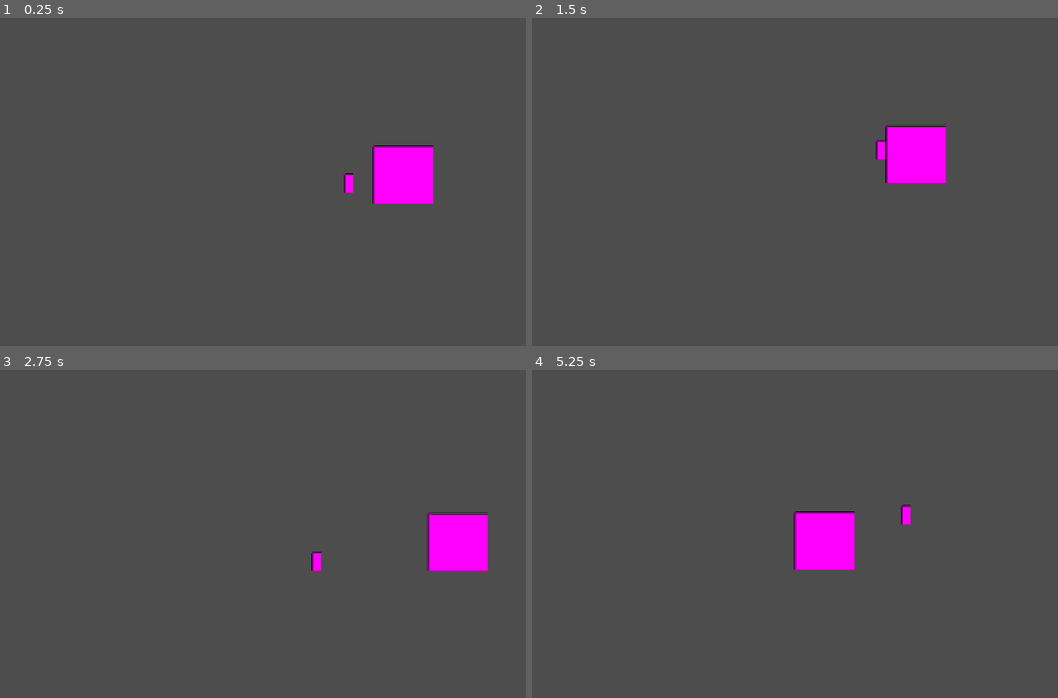
Above: before the commit, frames 1-4 (two rows, left to right).
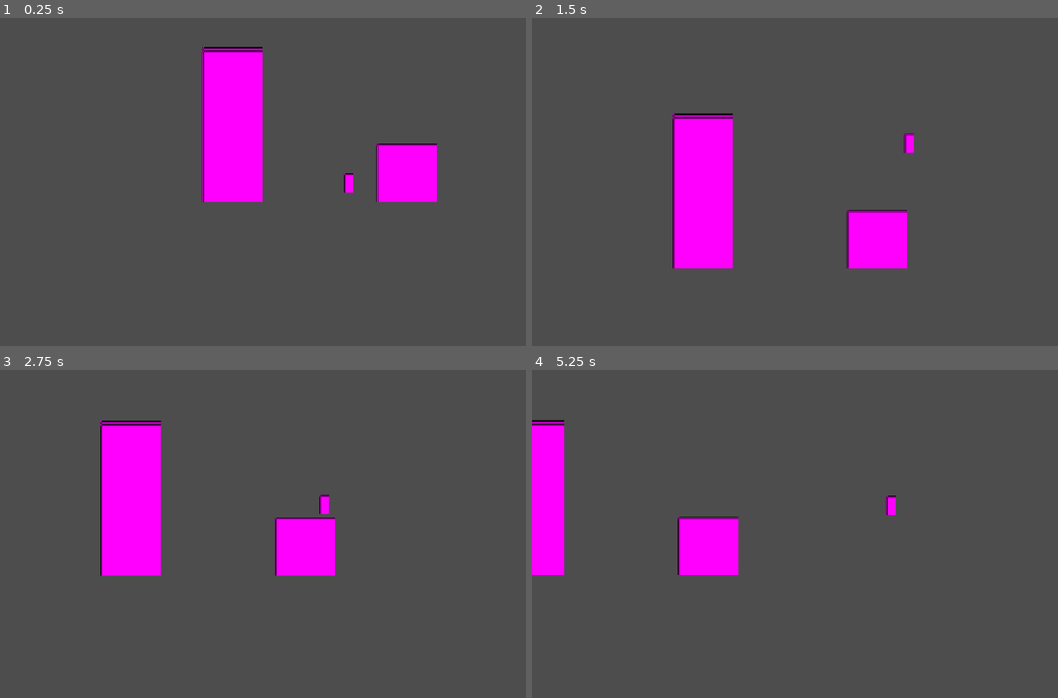
Above: after the commit, the same moments.

Repository: INV-matt/GMTK-game-jam
Game: Godot game, scene res://Scenes/main.tscn
The game is run twice, just before and just after one commit, with the same random seed, the same clock (stepped at 60 frames per second) and the same inputs.
Inputs:
- Up to frame 1 (0.25 s): no input
- Up to frame 2 (1.5 s): hold E (pl_dash) 0.53-1.28 s; hold D (pl_right) from 0.53 s (still down); tap Space (pl_jump) at 0.77, 0.8, 1.07, 1.35 s
- Up to frame 3 (2.75 s): tap Space (pl_jump) at 1.52, 1.82, 2.3 s; tap E (pl_dash) at 1.55 s; release D (pl_right) at 2.03 s; hold A (pl_left) from 2.03 s (still down); hold E (pl_dash) from 2.03 s (still down)
- Up to frame 4 (5.25 s): release A (pl_left) at 2.78 s; release E (pl_dash) at 2.78 s; hold D (pl_right) 2.78-4.28 s; tap E (pl_dash) at 2.85, 4.35 s; tap Space (pl_jump) at 3.02, 3.32, 4.52, 4.82 s; hold Space (pl_jump) 3.53-4.28 s; hold A (pl_left) 4.28-5.03 s; hold D (pl_right) from 5.03 s (still down); hold E (pl_dash) from 5.03 s (still down)

The runs differ from the first frame. In frame 1, 6.0% of the frame differs, in the area x 38-84%, y 8-57%; in frame 2, 9.6%; in frame 3, 9.6%, in the area x 19-93%, y 15-63%; in frame 4, 7.3%.

Commit message:
Started working on climb power

Diff:
--- /dev/null
+++ b/Scenes/climb_power.tscn
@@ -0,0 +1,6 @@
+[gd_scene load_steps=2 format=3 uid="uid://bgbjkfr7hkkyh"]
+
+[ext_resource type="Script" uid="uid://krxwaahc53ep" path="res://Scripts/climb_power.gd" id="1_k2dol"]
+
+[node name="climb_power" type="Node2D" groups=["power"]]
+script = ExtResource("1_k2dol")
--- a/Scenes/dash.tscn
+++ b/Scenes/dash_power.tscn
@@ -1,6 +1,6 @@
 [gd_scene load_steps=2 format=3 uid="uid://sgp1mlwgotkw"]
 
-[ext_resource type="Script" uid="uid://bm48sm6w3ijss" path="res://Scripts/dash.gd" id="1_mh6kn"]
+[ext_resource type="Script" uid="uid://bm48sm6w3ijss" path="res://Scripts/dash_power.gd" id="1_mh6kn"]
 
 [node name="dash" type="Node2D" groups=["power"]]
 script = ExtResource("1_mh6kn")
--- a/Scenes/main.tscn
+++ b/Scenes/main.tscn
@@ -10,6 +10,9 @@
 [sub_resource type="PlaceholderTexture2D" id="PlaceholderTexture2D_5tkwg"]
 size = Vector2(100, 96)
 
+[sub_resource type="RectangleShape2D" id="RectangleShape2D_jjgbg"]
+size = Vector2(100, 256)
+
 [node name="Main" type="Node2D"]
 
 [node name="Player" parent="." instance=ExtResource("1_5lr7u")]
@@ -18,16 +21,28 @@
 position_smoothing_enabled = true
 
 [node name="StaticBody2D" type="StaticBody2D" parent="."]
-position = Vector2(0, 75)
+position = Vector2(0, 72)
 
 [node name="CollisionShape2D" type="CollisionShape2D" parent="StaticBody2D"]
 shape = SubResource("WorldBoundaryShape2D_ik0b0")
 
-[node name="StaticBody2D2" type="StaticBody2D" parent="StaticBody2D"]
-position = Vector2(90, -48)
+[node name="StaticBody2D2" type="StaticBody2D" parent="."]
+position = Vector2(96, 24)
 
-[node name="CollisionShape2D" type="CollisionShape2D" parent="StaticBody2D/StaticBody2D2"]
+[node name="CollisionShape2D" type="CollisionShape2D" parent="StaticBody2D2"]
 shape = SubResource("RectangleShape2D_my2t3")
 
-[node name="Sprite2D" type="Sprite2D" parent="StaticBody2D/StaticBody2D2/CollisionShape2D"]
+[node name="Sprite2D" type="Sprite2D" parent="StaticBody2D2/CollisionShape2D"]
 texture = SubResource("PlaceholderTexture2D_5tkwg")
+
+[node name="StaticBody2D3" type="StaticBody2D" parent="."]
+position = Vector2(-192, 24)
+
+[node name="CollisionShape2D" type="CollisionShape2D" parent="StaticBody2D3"]
+position = Vector2(0, -80)
+shape = SubResource("RectangleShape2D_jjgbg")
+
+[node name="Sprite2D" type="Sprite2D" parent="StaticBody2D3/CollisionShape2D"]
+position = Vector2(0, 4.29153e-06)
+scale = Vector2(1, 2.66667)
+texture = SubResource("PlaceholderTexture2D_5tkwg")
--- a/Scenes/player.tscn
+++ b/Scenes/player.tscn
@@ -1,8 +1,7 @@
-[gd_scene load_steps=6 format=3 uid="uid://cnv1i1bs5daa0"]
+[gd_scene load_steps=5 format=3 uid="uid://cnv1i1bs5daa0"]
 
 [ext_resource type="Script" uid="uid://cw3ket1027r37" path="res://Scripts/player.gd" id="1_dynme"]
-[ext_resource type="PackedScene" uid="uid://cdpjrx4rk05n6" path="res://Scenes/double_jump.tscn" id="2_cvnsp"]
-[ext_resource type="PackedScene" uid="uid://sgp1mlwgotkw" path="res://Scenes/dash.tscn" id="3_6t5aa"]
+[ext_resource type="PackedScene" uid="uid://bgbjkfr7hkkyh" path="res://Scenes/climb_power.tscn" id="2_cvnsp"]
 
 [sub_resource type="PlaceholderTexture2D" id="PlaceholderTexture2D_wp0l0"]
 size = Vector2(16, 32)
@@ -20,6 +19,4 @@
 [node name="CollisionShape2D" type="CollisionShape2D" parent="."]
 shape = SubResource("CapsuleShape2D_75muk")
 
-[node name="double_jump" parent="." instance=ExtResource("2_cvnsp")]
-
-[node name="dash" parent="." instance=ExtResource("3_6t5aa")]
+[node name="climb_power" parent="." instance=ExtResource("2_cvnsp")]
--- /dev/null
+++ b/Scripts/climb_power.gd
@@ -0,0 +1,51 @@
+extends Power
+
+@export var ClimbRange = 10
+@export var JumpOffSpeed = 50
+
+var isReady = false
+var player: Player
+
+func _power_passive(p: Player) :
+  player = p
+  isReady = true
+
+func _process(delta: float) -> void:
+  if not isReady :
+    return
+
+  print(player.GlobalGravityMult)
+
+  if player.velocity.x != 0 :
+    return
+
+  var dx = Input.get_axis("pl_left", "pl_right")
+
+  var last_pos = player.global_position
+  var last_vel = player.velocity
+
+  player.velocity = Vector2(dx, 0) * ClimbRange
+  player.move_and_slide()
+
+  var expected_pos = last_pos + Vector2(dx, 0) * ClimbRange
+
+  # If you asked me how I came up with this I would not be able to explain
+  var hangingOnWall = !abs(floor(player.global_position.x) - floor(expected_pos.x)) < ClimbRange
+
+  player.global_position = last_pos
+  player.velocity = last_vel
+
+  if hangingOnWall :
+    if Input.is_action_pressed("pl_down") :
+      player.GlobalGravityMult = .25
+    elif player.velocity.y > 0 :
+      player.GlobalGravityMult = 0
+      player.velocity.y = 0
+
+      player._jumpCount = 0
+
+      if Input.is_action_pressed("pl_jump") :
+        player._jump()
+        player.GlobalGravityMult = 1
+  else :
+    player.GlobalGravityMult = 1
--- a/Scripts/dash.gd
+++ b/Scripts/dash_power.gd
@@ -1,6 +1,6 @@
 extends Power
 
-@export var Speed = 250
+@export var Speed = 500
 @export var Length = 5
 
 var isReady = false
@@ -30,7 +30,7 @@
     var dx = Input.get_axis("pl_left", "pl_right")
     var dy = Input.get_axis("pl_up", "pl_down")
 
-    dir = Vector2(dx, dy)
+    dir = Vector2(dx, dy).normalized()
 
     length = Length
     canDash = false
--- a/Scripts/player.gd
+++ b/Scripts/player.gd
@@ -15,14 +15,13 @@
 @export var MaxJumps = 1
 @export var FallGravityMultiplier = 1.5
 @export var FastFallGravityMultiplier = 1.5
-
+@export var GlobalGravityMult = 1
 
 var _jumpCount = 0
 var _lastOnFloor = 0.0
 var _frameSinceJumpPressed = INF
 var _localGravity = 980
 var _direction
-var _hasDashed = false # TODO: Move this into the dash power
 var _jumpVelocity = 0
 
 var movementLocked = false
@@ -39,7 +38,6 @@
   if is_on_floor():
     _jumpCount = 0
     _lastOnFloor = 0
-    _hasDashed = false
 
   if not movementLocked :
     _handleGravity(delta)
@@ -65,12 +63,15 @@
     velocity.x = move_toward(velocity.x, 0, Deceleration)
 #endregion
 
+func _getCurrentGravity() :
+  return get_gravity() * GlobalGravityMult
+
 #region GRAVITY
 func _handleGravity(delta) -> void:
   if velocity.y > 0:
-    _localGravity = get_gravity() * FallGravityMultiplier
+    _localGravity = _getCurrentGravity() * FallGravityMultiplier
   else:
-    _localGravity = get_gravity()
+    _localGravity = _getCurrentGravity()
 
   if not is_on_floor():
     if Input.get_action_strength("pl_down"):
Renamed: Scenes/double_jump.tscn -> Scenes/double_jump_power.tscn
Not shown: 1 places in Scenes/main.tscn that only renumber resources
Not shown, added: Scripts/climb_power.gd.uid
Renamed: Scripts/dash.gd.uid -> Scripts/dash_power.gd.uid
